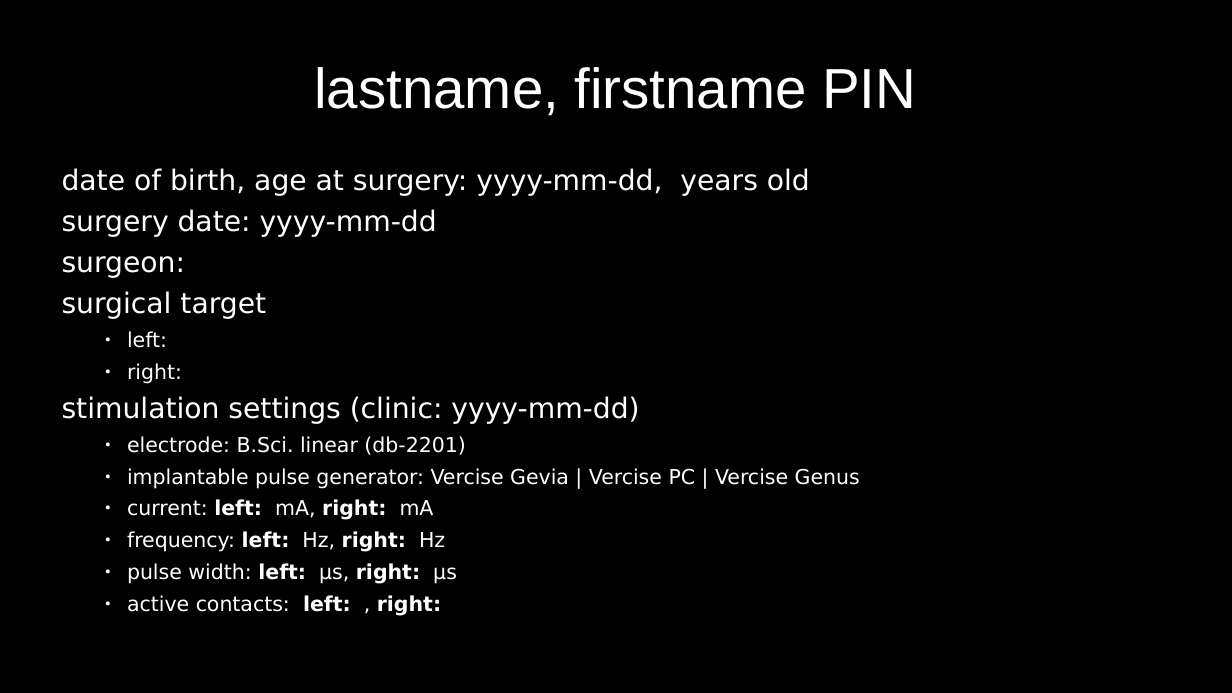
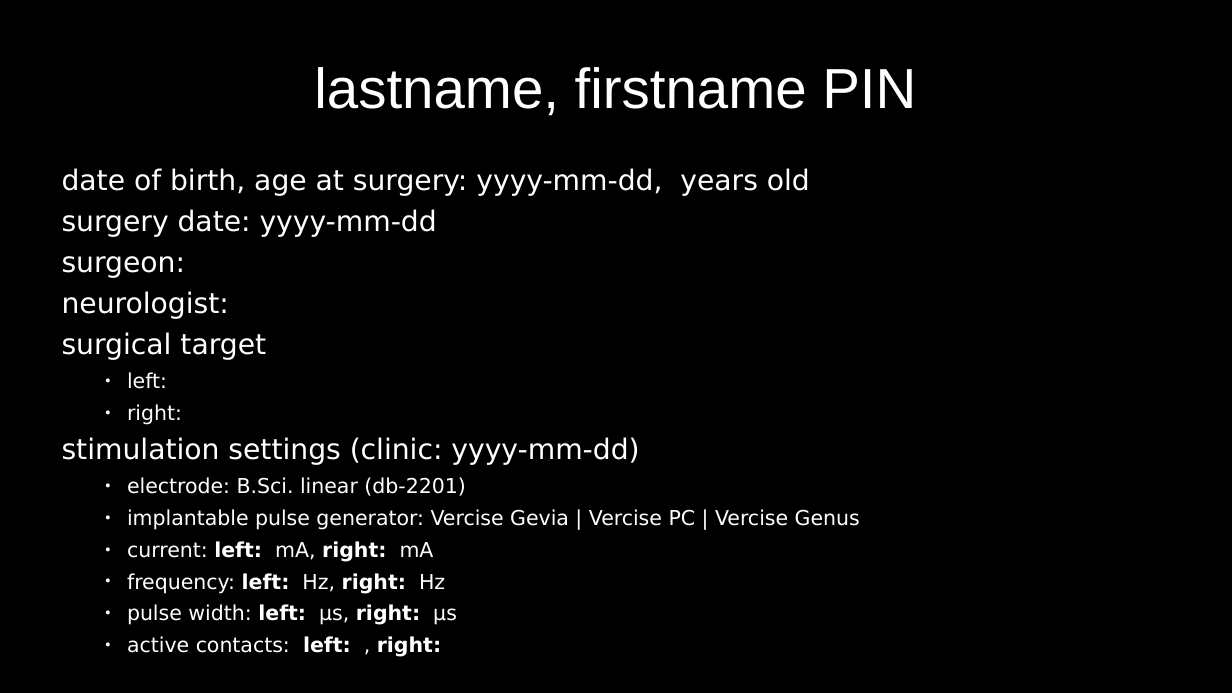
Before and after one commit to greydongilmore/clinical_dicom2bids_smk, a slide deck: slide 1 of resources/bsci_linear_reconstructions.odp. Drawn at 1232x693 pixels with LibreOffice and Linux fonts; fonts in the diff are those of the drawing. Boxes give left, top, right and bottom in pixels: in the first picture for what was removed or moved away, otherwise in the second. Text is boxed around its words. In the diff, an @@ line names an element or a change of style, - is before the commit and + after.

```diff
--- a/resources/bsci_linear_reconstructions.odp
+++ b/resources/bsci_linear_reconstructions.odp
@@ subtitle at <box>62,291,229,319</box>: paragraph added @@
+neurologist:
```
Also in this commit, not shown: 1 other slide changed, 2 slides removed, 5 other files.
